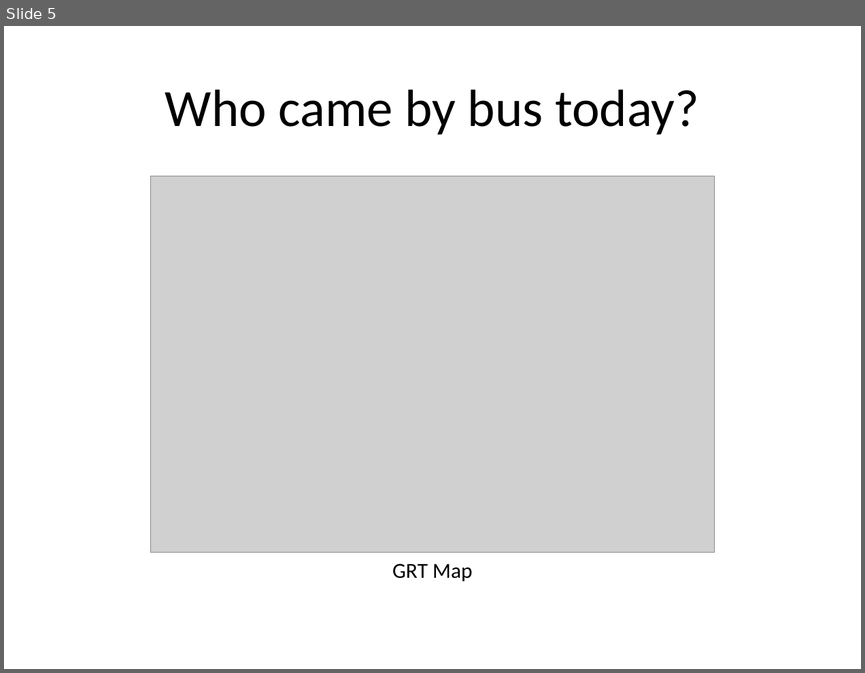
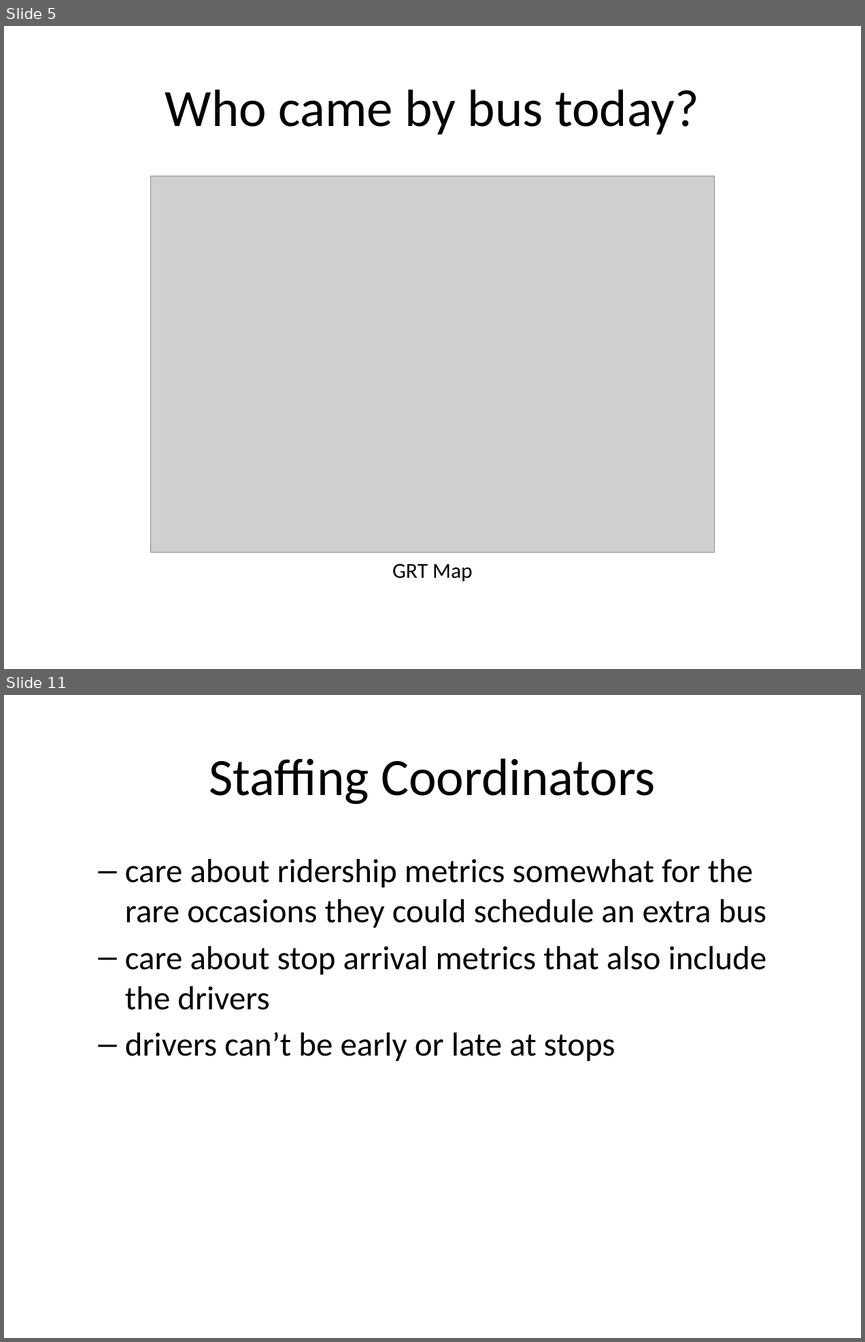
Before and after one commit to rhildred/INFO8985, a slide deck: observability/slides.pptx. Shown one above the other, each under a label of ours: slide 5 before the commit, slides 5 and 11 after it; the slides between them are not shown. The pictures are 865x673 and 865x1342 pixels, drawn with LibreOffice and Linux fonts; fonts in the diff are those of the drawing; grey boxes stand for pictures. Boxes give left, top, right and bottom in pixels: in the first picture for what was removed or moved away, otherwise in the second. Text is boxed around its words. In the diff, an @@ line names an element or a change of style, - is before the commit and + after.

```diff
--- a/observability/slides.pptx
+++ b/observability/slides.pptx
@@ slide 11 added at box(4, 695, 861, 1338), background #FFFFFF @@
@@ title added at box(209, 758, 655, 804), 44 pt, text #000000 @@
+Staffing Coordinators
@@ text added at box(125, 859, 767, 1061), 28 pt, text #000000 @@
+  – care about ridership metrics somewhat for the rare occasions they could schedule an extra bus
+  – care about stop arrival metrics that also include the drivers
+  – drivers can’t be early or late at stops
```
Also in this commit, not shown: 1 slide changed, 5 other slides added, 15 other files.
